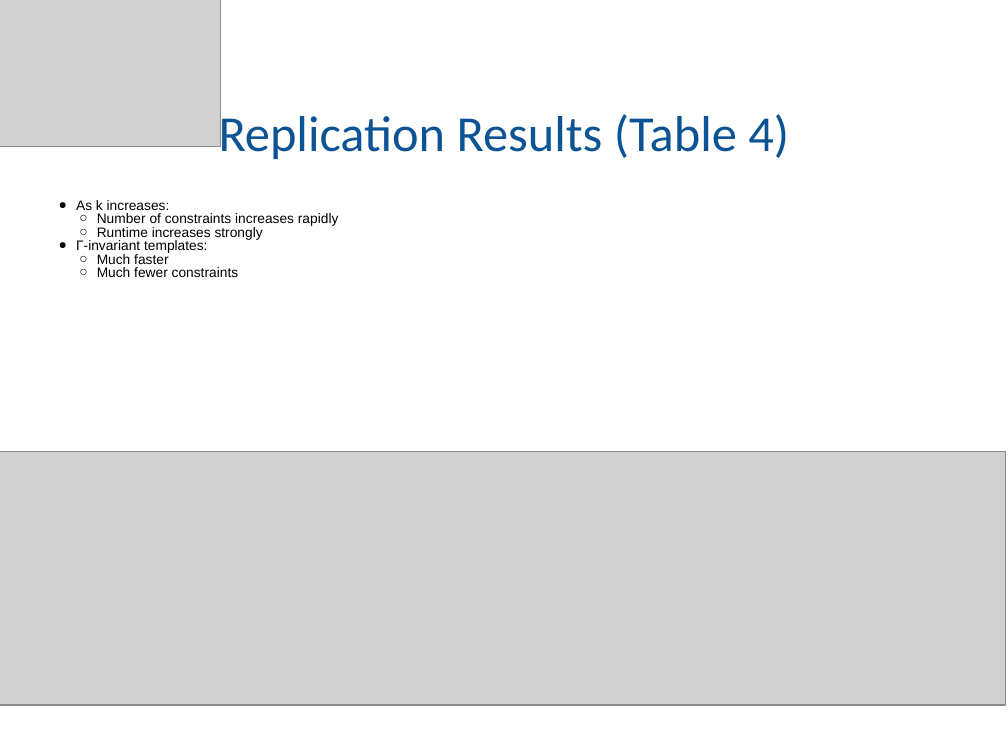
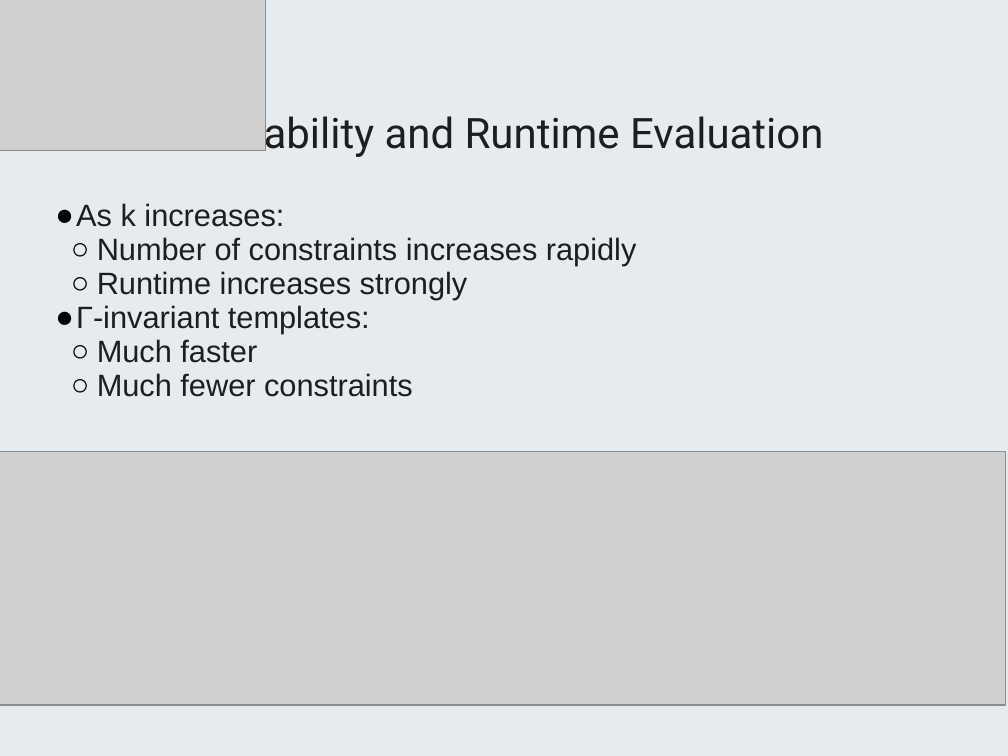
Before and after one commit to knikzad/process-mining-conformance-diagnostics-replication, a slide deck: slide 10 of presentation/Replication_Presentation.pptx. Drawn at 1008x756 pixels with LibreOffice and Linux fonts; fonts in the diff are those of the drawing; grey boxes stand for pictures. Boxes give left, top, right and bottom in pixels: in the first picture for what was removed or moved away, otherwise in the second. Text is boxed around its words. In the diff, an @@ line names an element or a change of style, - is before the commit and + after.

Commit message:
update presentation with redesigned theme

```diff
--- a/presentation/Replication_Presentation.pptx
+++ b/presentation/Replication_Presentation.pptx
@@ background #FFFFFF to #E6EBF0 @@
@@ picture: place and size @@
-picture at [0,0,221,146]
+picture at [0,0,265,150]
@@ title at [184,109,823,157]: text changed; size 36 to 30 pt; font Calibri to Roboto; text colour #0B5394 to #1E1E1E @@
-Replication Results (Table 4)
+Scalability and Runtime Evaluation
@@ text at [76,203,637,397]: paragraph removed @@
-Winter semester 2025
@@ text "As k increases:" at [76,203,637,397]: size 9.8 to 22 pt, text colour #000000 to #1E1E1E; indent changed; line spacing 0.82 to 0.92 @@
```
Also in this commit, not shown: 13 other slides changed, 1 slide added, 1 other file.
